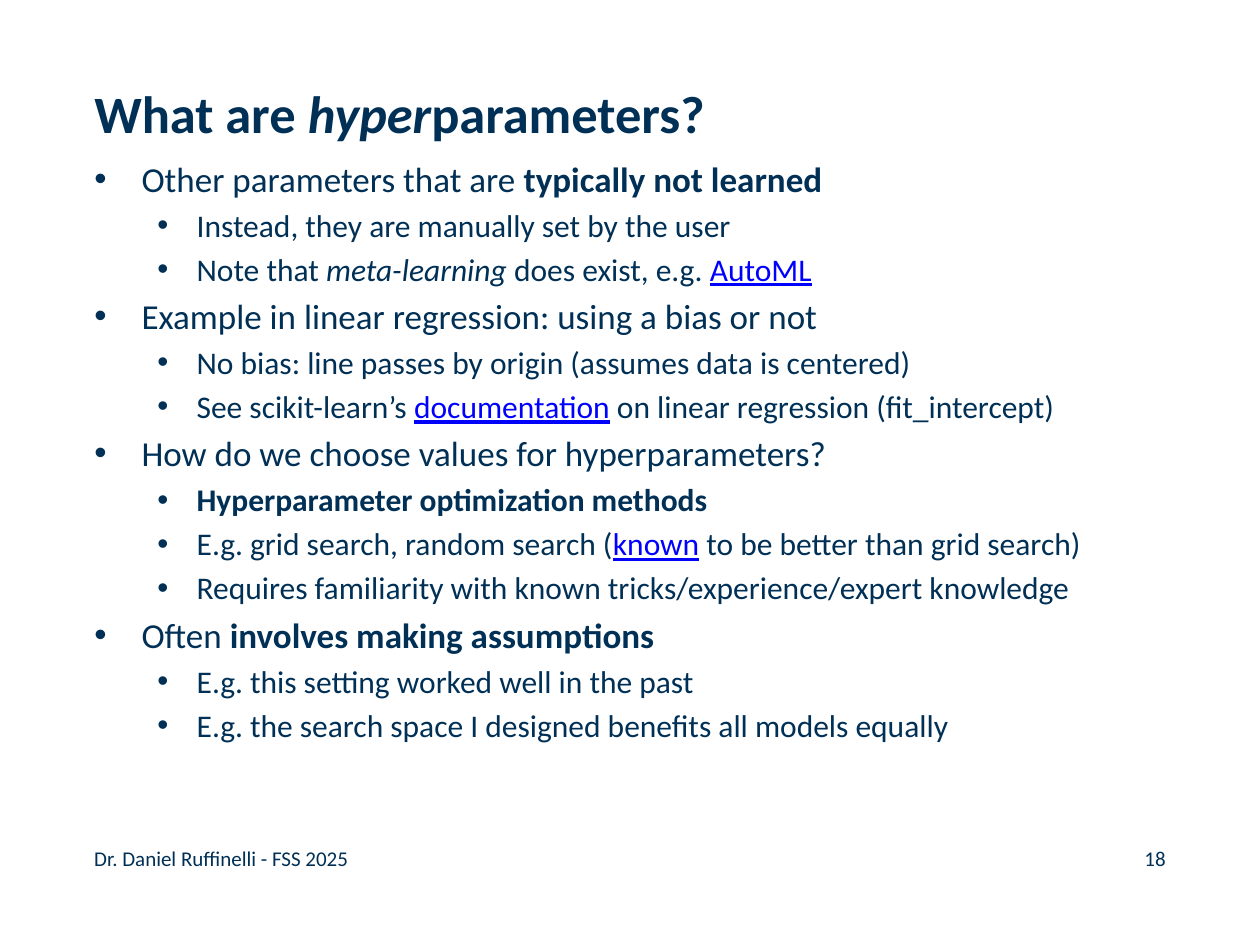
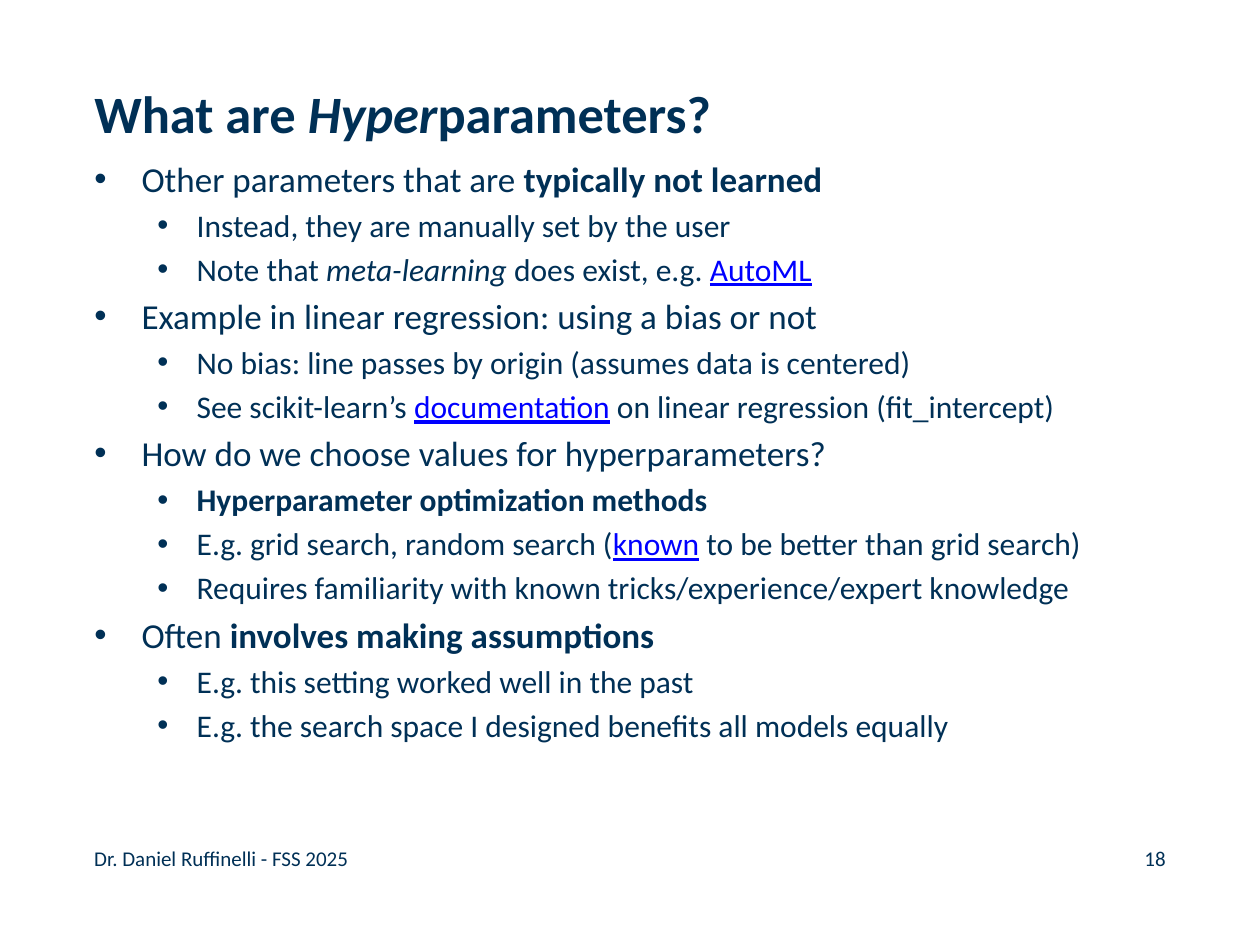
Before and after one commit to rufex2001/teaching_llms, a slide deck: slide 18 of lectures/02_ml_dl_word_embeddings/02_ml_dl_word_embeddings.pptx. Drawn at 1260x945 pixels with LibreOffice and Linux fonts; fonts in the diff are those of the drawing; background and template pictures are left out. Boxes give left, top, right and bottom in pixels: in the first picture for what was removed or moved away, otherwise in the second. Text is boxed around its words. In the diff, an @@ line names an element or a change of style, - is before the commit and + after.

```diff
--- a/lectures/02_ml_dl_word_embeddings/02_ml_dl_word_embeddings.pptx
+++ b/lectures/02_ml_dl_word_embeddings/02_ml_dl_word_embeddings.pptx
@@ title at bbox=[94, 96, 711, 142]: text changed @@
-What are hyperparameters?
+What are Hyperparameters?
```
Also in this commit, not shown: 14 other slides changed, 1 other file.
